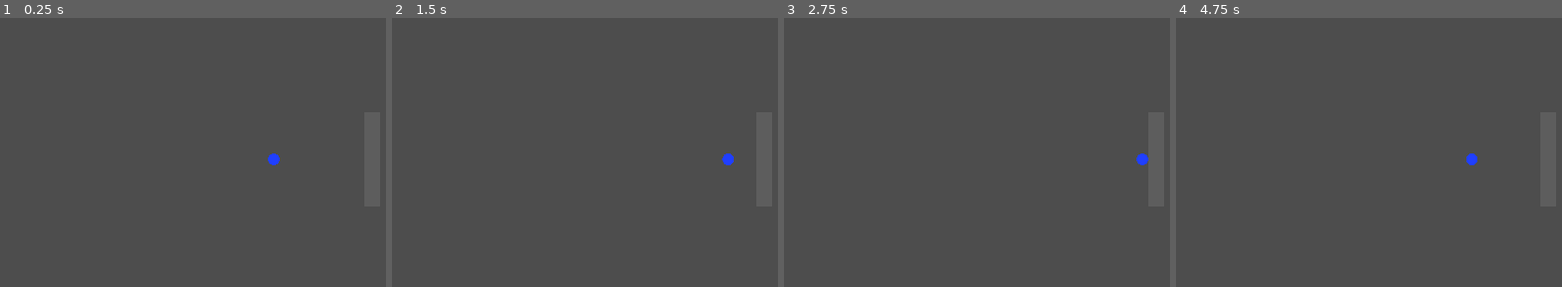
Above: before the commit, frames 1-4 (left to right).
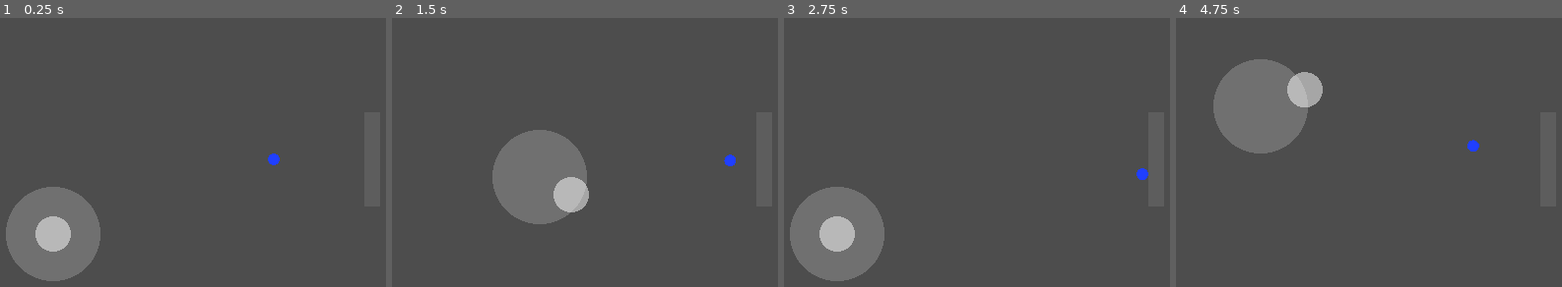
Above: after the commit, the same moments.

Repository: arturan2101/diplome_game
Game: Godot game, scene res://main/main.tscn
Two runs of this game, one before a commit and one after it. Both use one fixed random seed, a clock stepped at 60 frames per second and the inputs below.
Inputs (mouse positions are in pixels of both pictures, inside the frame that each line leads up to):
- Up to frame 1 (0.25 s): no input
- Up to frame 2 (1.5 s): tap Enter at 0.5 s; move the mouse to (outside the picture) at 0.52 s; hold D (move_right) 0.53-1.25 s; click (outside the picture) at 0.67 s; drag from (538, 176) to (635, 230) at 1.27 s
- Up to frame 3 (2.75 s): move the mouse to (1119, 82) at 2.02 s; hold D (move_right) from 2.03 s (still down); click (1119, 82) at 2.17 s
- Up to frame 4 (4.75 s): release D (move_right) at 2.75 s; tap Space at 2.75 s; drag from (1419, 230) to (1260, 106) at 2.77 s; move the mouse to (outside the picture) at 3.52 s; hold A (move_left) 3.53-4.25 s; click (outside the picture) at 3.67 s; drag from (1260, 106) to (1353, 71) at 4.27 s

The runs differ from the first frame. In frame 1, 6.7% of the frame differs, in the area x 1-27%, y 62-98%; in frame 2, 6.9%; in frame 3, 6.9%; in frame 4, 7.5%, in the area x 9-79%, y 15-55%.

Commit message:
Add floating touch joystick
- TouchJoystick (Control): follows one finger, presses move_* actions
  with analog strength, resets on focus loss
- HUD CanvasLayer with the joystick over the left half of the screen
- Emulate touch from mouse for desktop testing

Co-Authored-By: Claude Opus 5.5 <noreply@anthropic.com>

Diff:
--- a/main/main.tscn
+++ b/main/main.tscn
@@ -2,6 +2,7 @@
 
 [ext_resource type="PackedScene" uid="uid://d086msg16gvvh" path="res://actors/player/player.tscn" id="1_pjrb6"]
 [ext_resource type="Script" uid="uid://di3pkn0s3mymi" path="res://actors/placeholder_shape.gd" id="2_xwkvk"]
+[ext_resource type="Script" uid="uid://bp2xjhxfnu8nw" path="res://ui/touch_joystick.gd" id="3_xwkvk"]
 
 [sub_resource type="RectangleShape2D" id="RectangleShape2D_ndusb"]
 size = Vector2(16, 96)
@@ -23,3 +24,14 @@
 size = Vector2(16, 96)
 color = Color(0.363367, 0.36336705, 0.36336702, 1)
 metadata/_custom_type_script = "uid://di3pkn0s3mymi"
+
+[node name="HUD" type="CanvasLayer" parent="." unique_id=1093100423]
+
+[node name="TouchJoystick" type="Control" parent="HUD" unique_id=921833892]
+layout_mode = 3
+anchors_preset = 9
+anchor_bottom = 1.0
+offset_right = 320.0
+grow_vertical = 2
+script = ExtResource("3_xwkvk")
+metadata/_custom_type_script = "uid://bp2xjhxfnu8nw"
--- a/project.godot
+++ b/project.godot
@@ -48,6 +48,10 @@
 ]
 }
 
+[input_devices]
+
+pointing/emulate_touch_from_mouse=true
+
 [physics]
 
 3d/physics_engine="Jolt Physics"
--- /dev/null
+++ b/ui/touch_joystick.gd
@@ -0,0 +1,103 @@
+class_name TouchJoystick
+extends Control
+## Floating virtual joystick. Place it over the left half of the screen.
+## A touch inside this control moves the joystick under the finger; dragging presses
+## the move_* Input Map actions with analog strength, so the player script does not
+## know whether input comes from the keyboard or from touch.
+## The deadzone comes from the Input Map actions, not from this script.
+
+## Distance in pixels from the base centre at which the knob gives full strength.
+@export var radius: float = 48.0
+## Radius of the knob circle in pixels.
+@export var knob_radius: float = 18.0
+## Where the idle joystick is drawn, in this control's local coordinates.
+## A future "fixed joystick" option would keep the base here instead of moving it.
+@export var rest_position: Vector2 = Vector2(96.0, 256.0)
+@export var base_color: Color = Color(1.0, 1.0, 1.0, 0.2)
+@export var knob_color: Color = Color(1.0, 1.0, 1.0, 0.5)
+
+## Index of the finger that controls the joystick, -1 when not touched.
+## Following one finger lets other fingers press buttons at the same time.
+var _touch_index: int = -1
+var _base_center: Vector2 = Vector2.ZERO
+var _knob_offset: Vector2 = Vector2.ZERO
+
+
+func _ready() -> void:
+	# Touches are read in _input, so this control must not block mouse/GUI events.
+	mouse_filter = Control.MOUSE_FILTER_IGNORE
+	_base_center = rest_position
+
+
+func _input(event: InputEvent) -> void:
+	if not (event is InputEventScreenTouch or event is InputEventScreenDrag):
+		return
+	var local_event: InputEvent = make_input_local(event)
+	if local_event is InputEventScreenTouch:
+		_on_touch(local_event as InputEventScreenTouch)
+	else:
+		_on_drag(local_event as InputEventScreenDrag)
+
+
+func _notification(what: int) -> void:
+	# A finger can be lost without a release event (app minimised, scene changed).
+	if what == NOTIFICATION_APPLICATION_FOCUS_OUT or what == NOTIFICATION_EXIT_TREE:
+		_end_touch()
+
+
+func _draw() -> void:
+	draw_circle(_base_center, radius, base_color)
+	draw_circle(_base_center + _knob_offset, knob_radius, knob_color)
+
+
+func _on_touch(event: InputEventScreenTouch) -> void:
+	if event.pressed:
+		if _touch_index != -1 or not Rect2(Vector2.ZERO, size).has_point(event.position):
+			return
+		_touch_index = event.index
+		# Keep the whole base on screen when the finger lands near an edge.
+		_base_center = event.position.clamp(Vector2(radius, radius), size - Vector2(radius, radius))
+		_move_knob(event.position)
+		get_viewport().set_input_as_handled()
+	elif event.index == _touch_index:
+		_end_touch()
+		get_viewport().set_input_as_handled()
+
+
+func _on_drag(event: InputEventScreenDrag) -> void:
+	if event.index != _touch_index:
+		return
+	_move_knob(event.position)
+	get_viewport().set_input_as_handled()
+
+
+func _move_knob(finger_position: Vector2) -> void:
+	_knob_offset = (finger_position - _base_center).limit_length(radius)
+	var direction: Vector2 = _knob_offset / radius
+	_press_axis("move_left", "move_right", direction.x)
+	_press_axis("move_up", "move_down", direction.y)
+	queue_redraw()
+
+
+func _end_touch() -> void:
+	if _touch_index == -1:
+		return
+	_touch_index = -1
+	_base_center = rest_position
+	_knob_offset = Vector2.ZERO
+	_press_axis("move_left", "move_right", 0.0)
+	_press_axis("move_up", "move_down", 0.0)
+	queue_redraw()
+
+
+## Presses one action of an axis with the given strength (0..1) and releases the other.
+func _press_axis(negative_action: StringName, positive_action: StringName, value: float) -> void:
+	if value < 0.0:
+		Input.action_press(negative_action, -value)
+		Input.action_release(positive_action)
+	elif value > 0.0:
+		Input.action_press(positive_action, value)
+		Input.action_release(negative_action)
+	else:
+		Input.action_release(negative_action)
+		Input.action_release(positive_action)
Not shown, added: ui/touch_joystick.gd.uid
Not shown, changed: docs/ai-usage-log.md
